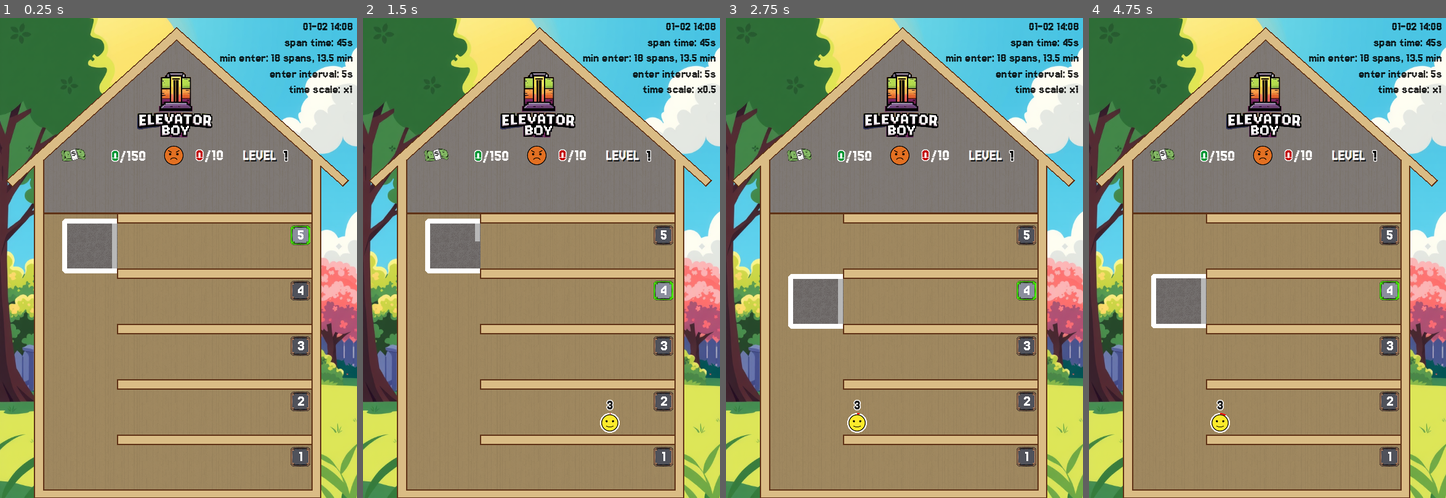
Above: before the commit, frames 1-4 (left to right).
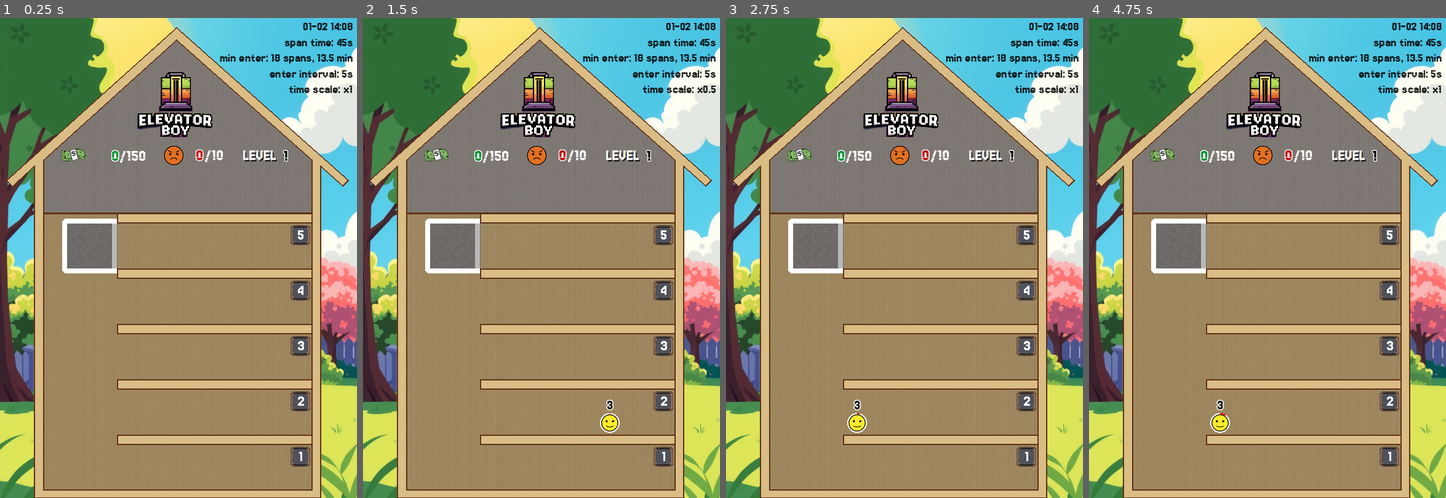
Above: after the commit, the same moments.

Repository: gilad905/elevator-boy
Game: Godot game, scene res://scenes/main.tscn
The game is run twice, just before and just after one commit, with the same random seed, the same clock (stepped at 60 frames per second) and the same inputs.
Inputs:
- Up to frame 1 (0.25 s): no input
- Up to frame 2 (1.5 s): tap Enter at 0.5 s; hold Up (elevator_move_up) 0.53-1.28 s; tap Space (door_toggle) at 0.6 s; hold Down (elevator_move_down) from 1.28 s (still down); tap A (time_scale_decrease) at 1.35 s
- Up to frame 3 (2.75 s): release Down (elevator_move_down) at 2.03 s; hold Up (elevator_move_up) from 2.03 s (still down); hold Q (time_scale_increase) from 2.03 s (still down)
- Up to frame 4 (4.75 s): release Q (time_scale_increase) at 2.78 s; tap Space (door_toggle) at 2.85 s; release Up (elevator_move_up) at 3.53 s; hold A (time_scale_decrease) 3.53-4.28 s; hold Down (elevator_move_down) from 3.53 s (still down); tap Q (time_scale_increase) at 4.35 s

The runs differ from the first frame. In frame 1, 0.2% of the frame differs, in the area x 81-87%, y 43-48%; in frame 2, 0.3%; in frame 3, 3.7%, in the area x 17-87%, y 41-65%; in frame 4, 3.7%.
Error after the commit: Parse Error: Identifier "is_moving" not declared in the current scope. (res://scripts/elevator.gd:98)

Commit message:
(abandoned, dirty) elevator mover node

Diff:
--- a/scenes/main.tscn
+++ b/scenes/main.tscn
@@ -10,6 +10,7 @@
 [ext_resource type="Script" path="res://scripts/elevator.gd" id="4_iffau"]
 [ext_resource type="Texture2D" uid="uid://b4e56rixu0o0y" path="res://assets/patterns/attic.png" id="4_q54io"]
 [ext_resource type="PackedScene" uid="uid://cx6ocur83tfii" path="res://scenes/framed_polygon.tscn" id="7_ccv1v"]
+[ext_resource type="Script" path="res://scripts/mover.gd" id="7_q8a83"]
 [ext_resource type="Script" path="res://scripts/hud.gd" id="9_oiqtx"]
 [ext_resource type="Texture2D" uid="uid://bwy8vnk6nn1fb" path="res://assets/dollars.png" id="10_sj0jc"]
 [ext_resource type="Texture2D" uid="uid://s3d8mxmwaxio" path="res://assets/level.png" id="11_pd4if"]
@@ -66,6 +67,9 @@
 [node name="Elevator" type="Node2D" parent="."]
 position = Vector2(105, 330)
 script = ExtResource("4_iffau")
+
+[node name="Mover" type="Node" parent="Elevator"]
+script = ExtResource("7_q8a83")
 
 [node name="Wallpaper" type="Polygon2D" parent="Elevator"]
 modulate = Color(0.489622, 0.489622, 0.489622, 1)
--- a/scripts/elevator.gd
+++ b/scripts/elevator.gd
@@ -1,8 +1,7 @@
 extends Room
 
 var current_floor_num: int
-var floor_height: int
-var is_moving: bool = false
+var current_speed: float = 0.0
 var persons_offset: Vector2
 var inner_size: Vector2
 
@@ -10,39 +9,25 @@
 	self.person_limit = 4
 	current_floor_num = Global.floor_count
 	Nodes.floors.set_floor_pressed(current_floor_num)
-	var floor_1 = Nodes.floors.get_node("Floor_1")
-	var floor_2 = Nodes.floors.get_node("Floor_2")
-	floor_height = floor_1.position.y - floor_2.position.y
 	inner_size.x = $Frame.points[0].x - $Frame.points[1].x - $Frame.width
 	inner_size.y = $Frame.points[3].y - $Frame.points[0].y - $Frame.width
 	persons_offset = Vector2.ONE * ($Frame.width / 2 - Global.person_radius)
 
 func go_to_floor(floor_num: int) -> void:
-	if is_moving:
-		return
+	assert(is_floor_in_bounds(floor_num), "floor out of bounds")
+
 	if floor_num == current_floor_num:
 		$Door.toggle_state()
 		return
 
-	assert(is_floor_in_bounds(floor_num), "floor out of bounds")
-
-	is_moving = true
 	Nodes.floors.set_floor_pressed(floor_num)
 	if $Door.current_state != $Door.State.closed:
 		$Door.set_state($Door.State.closing)
 		await $Door.has_closed
 
-	var floor_delta = current_floor_num - floor_num
-	var target_y = position.y + floor_delta * floor_height
-	var duration = abs(floor_delta) * Global.one_floor_duration_sec
-
-	var tween = create_tween()
-	tween.set_trans(Tween.TRANS_SINE)
-	tween.tween_property(self, "position:y", target_y, duration)
-	await tween.finished
+	await $Mover.reached_floor
 
 	$Door.set_state($Door.State.opening)
-	is_moving = false
 	current_floor_num = floor_num
 
 func move_one_floor(go_up: bool) -> void:
--- a/scripts/globals/global.gd
+++ b/scripts/globals/global.gd
@@ -9,7 +9,7 @@
 @export var angry_money_loss: int = 10
 @export var money_by_happy_count: Array[int] = [0, 1, 10, 20, 40]
 
-@export var one_floor_duration_sec: float = 0.8
+@export var elevator_speed: int = 3
 @export var door_open_speed: int = 3
 
 @export var win_on_amount: int = 150
--- /dev/null
+++ b/scripts/mover.gd
@@ -0,0 +1,23 @@
+extends Node
+
+var elevator: Room = get_parent()
+var current_y: float:
+	get: return elevator.position.y
+var target_y: float
+var acceleration: int = 0
+var speed: float = 0.0
+
+signal reached_floor
+
+func _process(delta: float) -> void:
+	if acceleration != 0:
+		if target_y == current_y:
+			acceleration = 0
+			reached_floor.emit()
+		else:
+
+func move_to_floor(floor_num: int) -> void:
+	var _floor = Nodes.floors.get_floor(floor_num)
+	target_y = _floor.position.y
+	acceleration = 1 if target_y > current_y else -1
+	await reached_floor
Not shown: 1 places in scenes/main.tscn that only renumber resources
